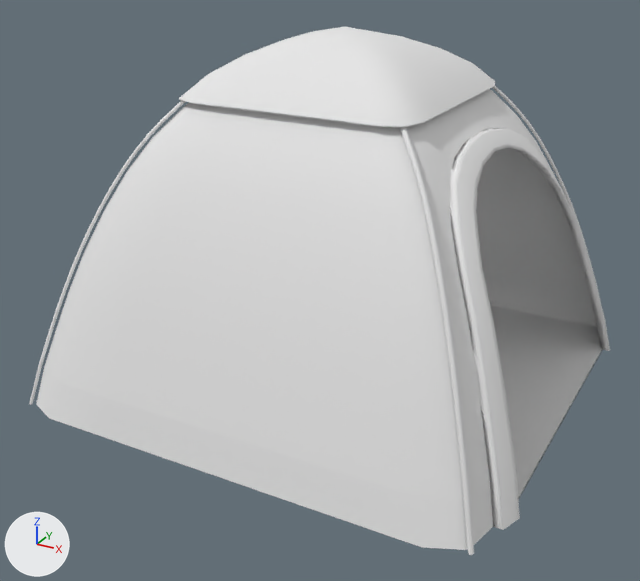
The OBJ model Assets/Resources/Models/SceneElements/Barraca.obj: old version first, new version second.
Rendered twice from a camera (50 mm lens) standing at (9.38, -14.62, 8.84) and looking at (1.77, -0.78, 1.92). The axes (+X, +Y, +Z) are drawn at lower left. The lights are the same throughout. Where no turn or scale is listed for an object, it has been applied to the vertices. Vertices at the same position are counted once.

Objects in the first picture: 'Barraca'.
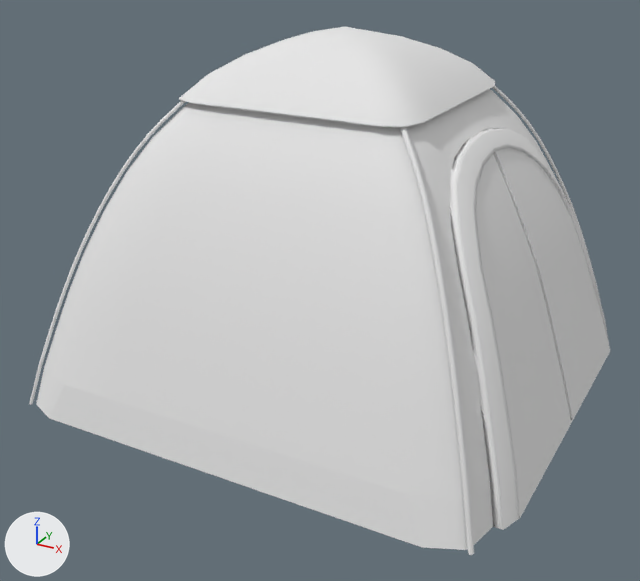
The change, as JSON lines over the scene's bpy script:
```json
{"block": "me_barraca", "where": "# used by ob_barraca; location = (0.0, 0.0, 0.0)"}
{"op": "remove", "block": "me_barraca", "code": "me_barraca.from_pydata(...)  # 2178 vertices, 2160 faces; spans x -2.98..6.68, y -4.59..4.59, z 0.0..6.78"}
{"op": "add", "block": "me_barraca", "code": "me_barraca.from_pydata(...)  # 2334 vertices, 2290 faces; spans x -2.98..6.68, y -4.59..4.59, z 0.0..6.78"}
{"block": "me_barraca", "change": "me_barraca part 1: a new loose piece of 78 vertices spanning x 4.69..6.68, y -3.23..3.23, z 0.0..4.89, in mat_initialshadinggroup (white #e7e7e7)"}
```

Changed parts and their boxes [x1, y1, x2, y2] in the pictures (640 x 581 px):
```json
{"part": 1, "of": "me_barraca", "change": "added", "after": [476, 147, 610, 517]}
```
